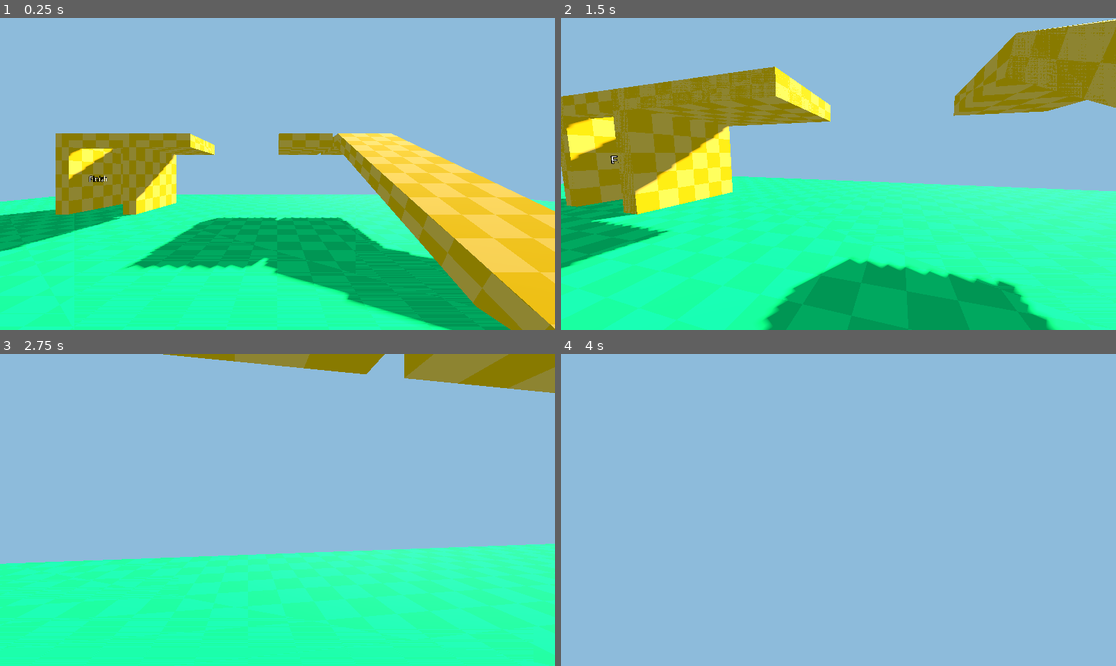
Above: before the commit, frames 1-4 (two rows, left to right).
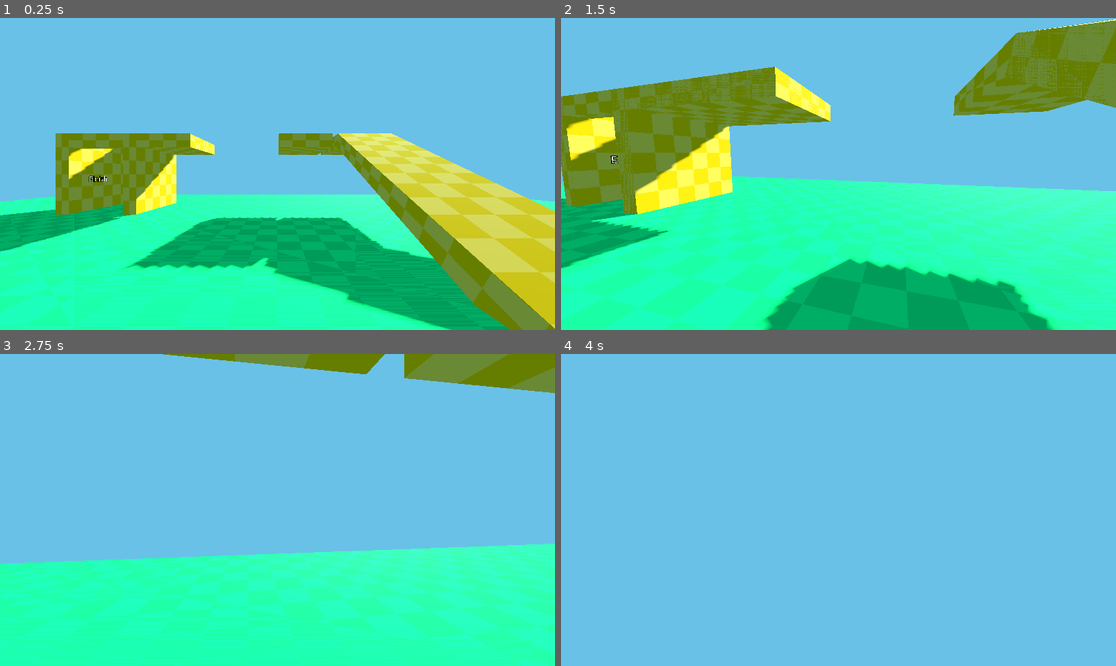
Above: after the commit, the same moments.

Repository: TechnoLukas/Godot4-Basic3dStarter
Game: Godot game, scene res://world.tscn
The game is run twice, just before and just after one commit, with the same random seed, the same clock (stepped at 60 frames per second) and the same inputs.
Inputs (mouse positions are in pixels of both pictures, inside the frame that each line leads up to):
- Up to frame 1 (0.25 s): no input
- Up to frame 2 (1.5 s): tap Enter (ui_accept) at 0.5, 0.77 s; move the mouse to (866, 174) at 0.52 s; hold W (move_forward) from 0.53 s (still down); move the mouse to (810, 174) at 1.27 s
- Up to frame 3 (2.75 s): keep holding W (move_forward); tap Enter (ui_accept) at 1.52 s; move the mouse to (288, 503) at 2.02 s
- Up to frame 4 (4 s): keep holding W (move_forward); move the mouse to (832, 516) at 2.77 s; tap Enter (ui_accept) at 3.02, 3.77 s; move the mouse to (877, 513) at 3.52 s

The runs differ from the first frame. In frame 1, 65% of the frame differs, in the area x 0-100%, y 0-100%; in frame 2, 51%; in frame 3, 64%; in frame 4, 100%.

Commit message:
changed color of the sky

Diff:
--- a/world.tscn
+++ b/world.tscn
@@ -6,7 +6,7 @@
 
 [sub_resource type="Environment" id="Environment_g3bud"]
 background_mode = 1
-background_color = Color(0.552941, 0.733333, 0.858824, 1)
+background_color = Color(0.411765, 0.756863, 0.909804, 1)
 
 [sub_resource type="ShaderMaterial" id="ShaderMaterial_vd2np"]
 render_priority = 0
